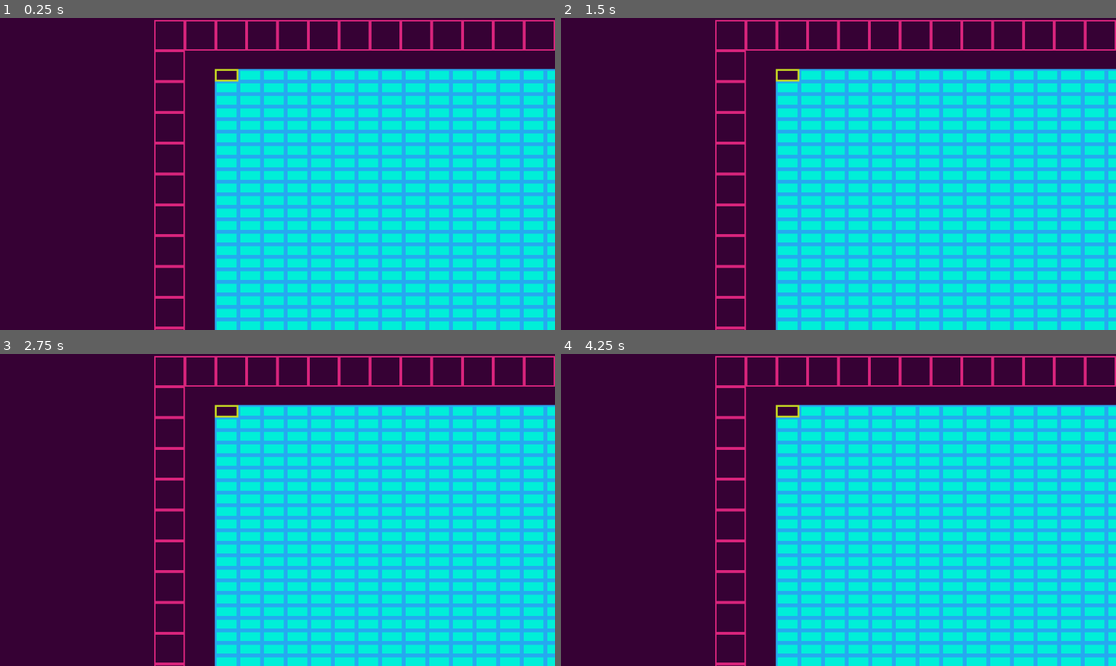
Above: before the commit, frames 1-4 (two rows, left to right).
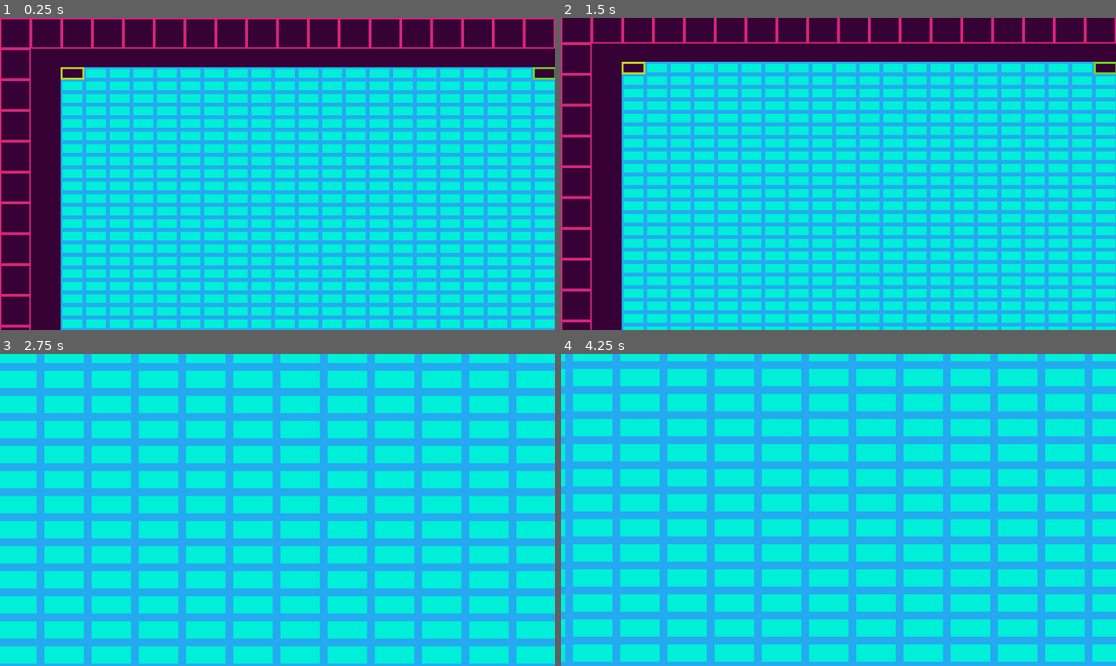
Above: after the commit, the same moments.

Repository: KevinCastel/PinkyBall-mobile
Game: Godot game, scene res://datas/scene/level_editor.tscn
Same seed, same stepped clock (60 frames per second), same inputs: the game is played once before the commit and once after it. This scene is started directly instead of the project's main scene.
Inputs (mouse positions are in pixels of both pictures, inside the frame that each line leads up to):
- Up to frame 1 (0.25 s): no input
- Up to frame 2 (1.5 s): tap Enter at 0.5 s; move the mouse to (960, 158) at 0.52 s; hold Right (lvl_editor_right) 0.53-1.28 s; hold O (zoom_in) 0.53-1.28 s; tap P (zoom_out) at 0.8, 1.35 s; tap Space at 1.25 s; move the mouse to (727, 189) at 1.27 s; hold S (lvl_editor_down) from 1.28 s (still down)
- Up to frame 3 (2.75 s): tap O (zoom_in) at 1.55 s; move the mouse to (333, 441) at 2.02 s; release S (lvl_editor_down) at 2.03 s; hold Right (lvl_editor_right) from 2.03 s (still down); hold P (zoom_out) from 2.03 s (still down); click (333, 441) at 2.1 s
- Up to frame 4 (4.25 s): move the mouse to (810, 572) at 2.77 s; release Right (lvl_editor_right) at 2.78 s; release P (zoom_out) at 2.78 s; hold Z (lvl_editor_up) 2.78-3.53 s; tap O (zoom_in) at 2.85 s; move the mouse to (1005, 556) at 3.52 s; hold Left (lvl_editor_left) from 3.53 s (still down); hold P (zoom_out) from 3.53 s (still down)

The runs differ from the first frame. In frame 1, 51% of the frame differs, in the area x 0-100%, y 0-100%; in frame 2, 62%; in frame 3, 73%; in frame 4, 73%.
Error before the commit: Parse Error: Identifier "used_rect" not declared in the current scope. (res://datas/scripts/level_editor/level_editor.gd:79)

Commit message:
ajout du level editor

Diff:
--- a/datas/scripts/level_editor/level_editor.gd
+++ b/datas/scripts/level_editor/level_editor.gd
@@ -56,6 +56,23 @@
 @onready  var _cam = self.get_node("Camera2D")
 
 
+var _speed_horizontal = 0.00
+var _speed_vertical = 0.00
+
+const ACCEL = 0.20
+const MAXIMUM_CAMERA_SPEED = 12
+const DECCELERATION = 0.15
+
+
+var _zoom_speed = 0.00
+
+const ZOOM_ACCEL = 0.005
+const CAM_MAXIMUM_SPEED_ZOOM = 0.30
+const CAM_ZOOM_DECCEL = 0.15
+const CAM_MINIMUM_ZOOM = 1
+const CAM_MAXIMUM_ZOOM = 2
+
+
 func _ready():
 	self.set_camera_limits()
 
@@ -63,20 +80,71 @@
 func _process(delta):
 	self.check_input()
 
+	if self._speed_horizontal > 0:
+		if self._cam.zoom.x > 0:
+			self._speed_horizontal -= self._cam.zoom.x/100
+
+	if self._speed_vertical > 0:
+		if self._cam.zoom.y > 0:
+			self._speed_vertical -= self._cam.zoom.y/100
+
+	self._cam.global_position.x += self._speed_horizontal
+	self._cam.global_position.y += self._speed_vertical
+
+
 
 func check_input():
 	if Input.is_action_pressed("lvl_editor_left"):
-		self._cam.global_position.x -= 12
+		self._speed_horizontal = max(self._speed_horizontal-self.ACCEL, -self.MAXIMUM_CAMERA_SPEED)
 	elif Input.is_action_pressed("lvl_editor_right"):
-		self._cam.global_position.x += 32
+		self._speed_horizontal = min(self._speed_horizontal+self.ACCEL, self.MAXIMUM_CAMERA_SPEED)
+	else:
+		self._speed_horizontal = lerpf(self._speed_horizontal, 0, self.DECCELERATION)
+
+	if Input.is_action_pressed("lvl_editor_up"):
+		self._speed_vertical = max(self._speed_vertical-self.ACCEL, -self.MAXIMUM_CAMERA_SPEED)
+	elif Input.is_action_pressed("lvl_editor_down"):
+		self._speed_vertical = min(self._speed_vertical+self.ACCEL, self.MAXIMUM_CAMERA_SPEED)
+	else:
+		self._speed_vertical = lerpf(self._speed_vertical, 0, self.DECCELERATION)
+
+	var zoom = self._cam.zoom.x
+	if Input.is_action_pressed("zoom_in"):
+		self._zoom_speed = max(self._zoom_speed-self.ZOOM_ACCEL, -self.CAM_MAXIMUM_SPEED_ZOOM)
+	elif Input.is_action_pressed("zoom_out"):
+		self._zoom_speed = min(self._zoom_speed+self.ZOOM_ACCEL, self.CAM_MAXIMUM_SPEED_ZOOM)
+	else:
+		self._zoom_speed = lerpf(self._zoom_speed, 0, self.CAM_ZOOM_DECCEL)
+
+	if self._cam.zoom.x != self._cam.zoom.y:
+		self._cam.zoom.y = self._cam.zoom.x
+
+	zoom += self._zoom_speed
+
+	if zoom > self.CAM_MAXIMUM_ZOOM:
+		zoom = self.CAM_MAXIMUM_ZOOM
+	elif zoom < self.CAM_MINIMUM_ZOOM:
+		zoom = self.CAM_MINIMUM_ZOOM
+
+	if zoom != self._cam.zoom.x:
+		self._cam.zoom.x = zoom
+
+	if zoom != self._cam.zoom.y:
+		self._cam.zoom.y = zoom
+
+
 
 func set_camera_limits():
-	var cam = self.get_node("Camera2D")
-	#var used_rect : Vector2 = to_global(self._tile_map.get_used_rect())
 
+	var zone = self._tile_map.get_used_rect()
+	var cells_size = self._tile_map.tile_set.tile_size
 
-	cam.limit_left = self._tile_map.global_position.x
-	print("used_rect:", used_rect)
+	self._cam.limit_top = zone.position.y * cells_size.y
+	self._cam.limit_left = zone.position.x * cells_size.x
+
+	self._cam.limit_right = (zone.position.x+zone.size.x) * cells_size.x
+
+	self._cam.limit_bottom = (zone.position.y + zone.size.y) * cells_size.y
 
 
 func _input(InputEvent):
